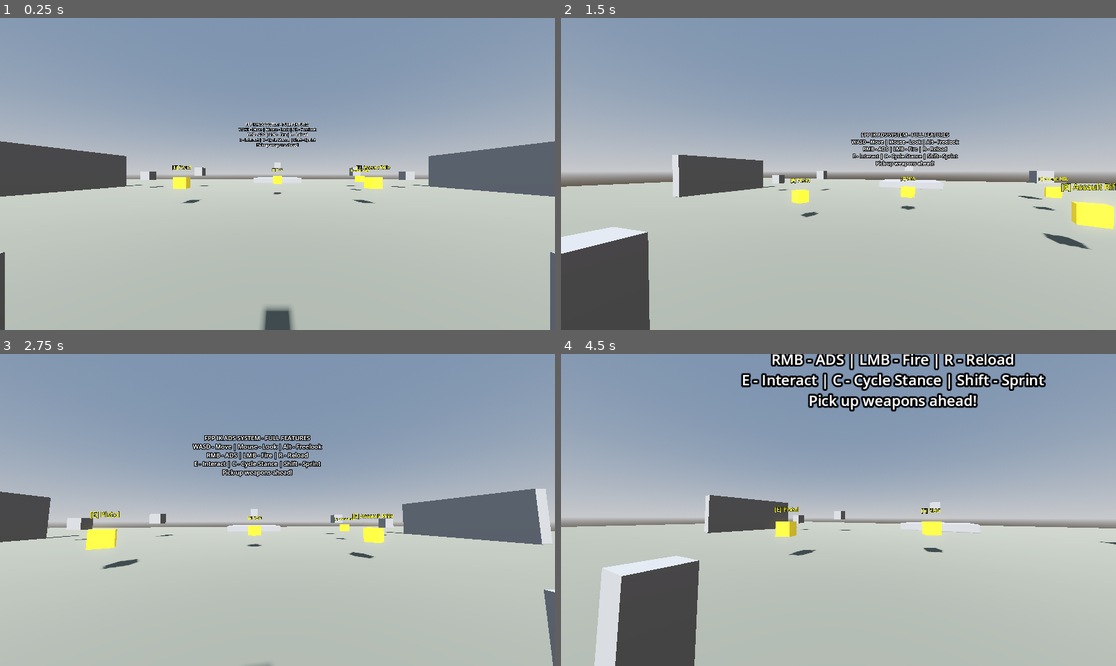
Above: before the commit, frames 1-4 (two rows, left to right).
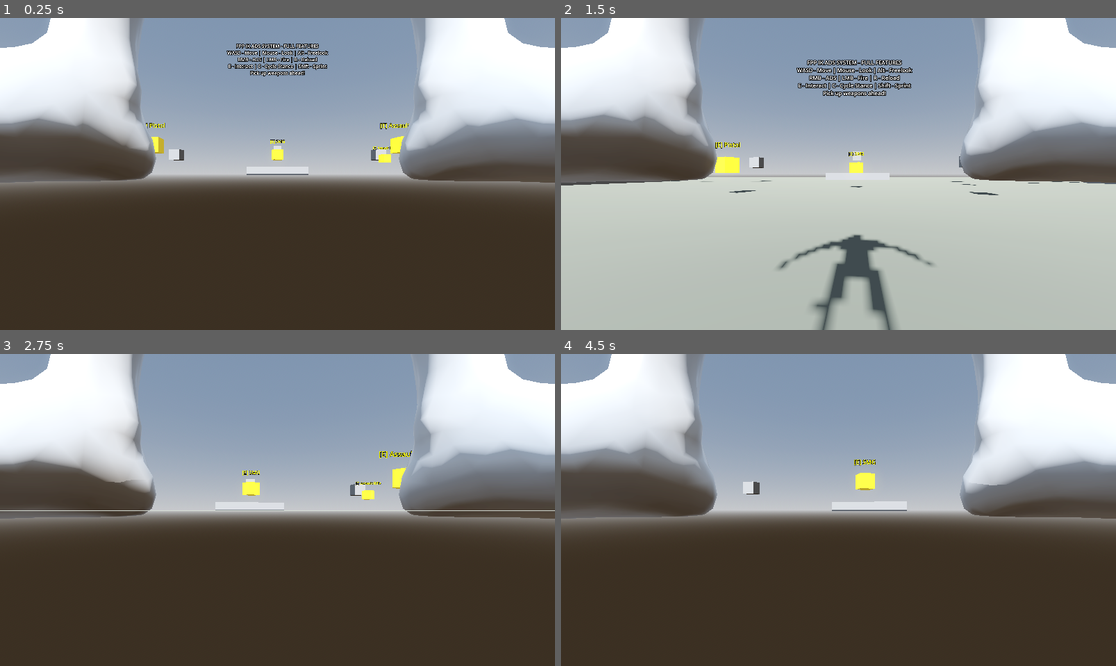
Above: after the commit, the same moments.

Repository: lmf-git/fpp-ik-ads
Game: Godot game, scene res://scenes/main_skeleton.tscn
Same seed, same stepped clock (60 frames per second), same inputs: the game is played once before the commit and once after it. This scene is started directly instead of the project's main scene.
Inputs (mouse positions are in pixels of both pictures, inside the frame that each line leads up to):
- Up to frame 1 (0.25 s): no input
- Up to frame 2 (1.5 s): tap Enter (ui_accept) at 0.5 s; move the mouse to (866, 174) at 0.52 s; hold Right mouse button (aim_down_sights) 0.53-1.28 s; hold W (move_forward) from 0.53 s (still down); click (866, 174) at 0.67 s; tap Space (jump) at 0.77 s; move the mouse to (810, 174) at 1.27 s; tap C (crouch) at 1.35 s
- Up to frame 3 (2.75 s): keep holding W (move_forward); tap Space (jump) at 1.52 s; move the mouse to (288, 503) at 2.02 s; press the mouse at (288, 503) at 2.03 s
- Up to frame 4 (4.5 s): keep holding W (move_forward); move the mouse to (832, 516) at 2.77 s; release the mouse at (832, 516) at 2.78 s; tap Alt (freelook) at 2.85 s; click (832, 516) at 2.92 s; tap Space (jump) at 3.02, 3.77 s; move the mouse to (877, 513) at 3.52 s; tap E (interact) at 3.6 s; move the mouse to (794, 506) at 4.27 s; tap Shift (sprint) at 4.35 s

The runs differ from the first frame. In frame 1, 72% of the frame differs, in the area x 0-100%, y 0-100%; in frame 2, 38%; in frame 3, 73%; in frame 4, 78%.

Commit message:
Update main scene to use full character model instead of simple skeleton

Diff:
--- a/scenes/main_skeleton.tscn
+++ b/scenes/main_skeleton.tscn
@@ -1,6 +1,6 @@
 [gd_scene load_steps=14 format=3 uid="uid://byn5m8kvx8nwq"]
 
-[ext_resource type="PackedScene" uid="uid://cpk8m3yx2nvts" path="res://scenes/skeleton_player.tscn" id="1"]
+[ext_resource type="PackedScene" uid="uid://character_skeleton_fpp" path="res://scenes/character_skeleton_player.tscn" id="1"]
 [ext_resource type="PackedScene" uid="uid://djdxe3yn5w7cp" path="res://scenes/weapon_pickup.tscn" id="2"]
 [ext_resource type="PackedScene" uid="uid://bqw3h8yx7nvkj" path="res://scenes/weapons/rifle.tscn" id="3"]
 [ext_resource type="PackedScene" uid="uid://c8vxm2k5yx9nl" path="res://scenes/weapons/pistol.tscn" id="4"]
